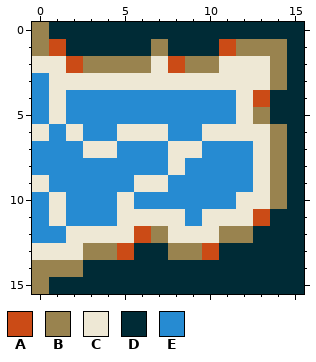
One commit to this pixel-art file: ProjectMicro/Assets/Art/Tiles/Water_W.aseprite. The picture above was drawn from the file before the commit.
16x16 pixels, 1 frame.
Palette (. is transparent): A #cb4b16  B #99834f  C #eee8d5  D #002b36  E #268bd2
Once edited:
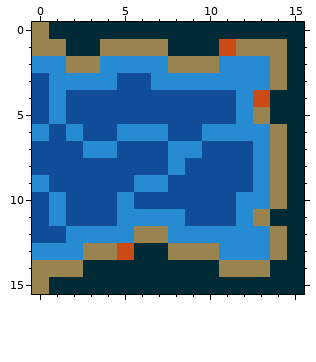
Difference:
colour C: #eee8d5 -> #268bd2
colour E: #268bd2 -> #114c99
y 1: x 1 A -> B; x 4..6 DDD -> BBB
y 2: x 2 A -> B; x 4..6 BBB -> CCC; x 8 A -> B
y 3: x 5..6 CC -> EE
y 11: x 10..11 CC -> EE; x 13 A -> B
y 12: x 6 A -> B; x 11..14 BBDD -> CCCB
y 13: x 10..14 ADDDD -> BCCCB
y 14: x 11..13 DDD -> BBB
